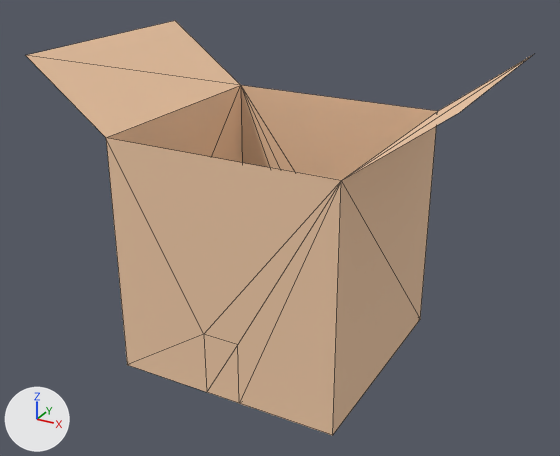
The glTF model assets/props/furniture/cardboardBoxOpen.glb as it was, and as the next commit left it.
One viewpoint serves both versions: a 50 mm camera at (0.422, -0.471, 0.41) aimed at (0.109, 0.1, 0.125). Every picture has the same lights, and +X, +Y and +Z are marked at lower left. The picture after the commit comes second. Mesh edges are drawn as thin lines. Vertices at exactly the same position are counted once.

Before the edit, the objects in view are built like this:
```python
me_mesh_cardboardboxopen = bpy.data.meshes.new('Mesh cardboardBoxOpen')
me_mesh_cardboardboxopen.from_pydata(...)  # 20 vertices, 30 faces; spans x -0.08..0.292, y 0.0..0.212, z 0.0..0.281
me_mesh_cardboardboxopen.materials.append(mat_wood)  # beige #f3cca8
ob_cardboardboxopen_clone = bpy.data.objects.new('cardboardBoxOpen(Clone)', me_mesh_cardboardboxopen)
ob_cardboardboxopen_clone.location = (0.0, 0.0, 0.0)
```
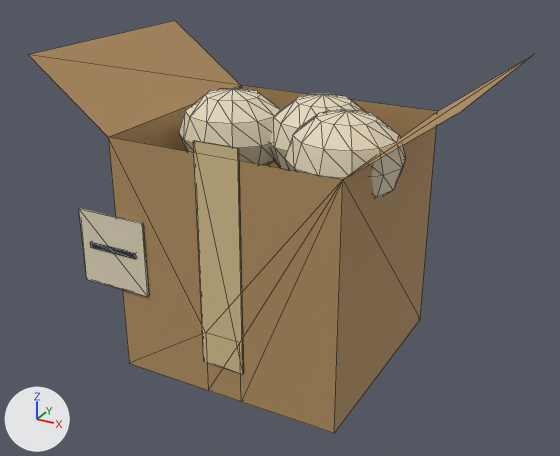
Pixel boxes (x1, y1, x2, y2) of what changed, in the pictures (560 x 456 px):
'cardboardBoxOpen(Clone)', reshaped, moved, rescaled
    before: (26, 21, 534, 435)
    after: (29, 21, 534, 433)
part 1 of me_mesh_cardboardboxopen, added (beige)
    after: (193, 140, 243, 374)
part 2 of me_mesh_cardboardboxopen, added (beige)
    after: (79, 208, 149, 297)
part 3 of me_mesh_cardboardboxopen, added (beige)
    after: (179, 88, 280, 166)
part 4 of me_mesh_cardboardboxopen, added (beige)
    after: (270, 93, 366, 170)
part 5 of me_mesh_cardboardboxopen, added (beige)
    after: (285, 109, 406, 198)
part 6 of me_mesh_cardboardboxopen, added
    after: (90, 242, 136, 259)
part 7 of me_mesh_cardboardboxopen, recoloured (beige to orange)
    both: (29, 21, 531, 433)

The change, as a list of edits to the scene's bpy script:
```text
Add mat_tape_001:
    mat_tape_001 = principled_material('tape.001')
    mat_tape_001.base_color = (0.7, 0.55, 0.28)  # beige #dac490
    mat_tape_001.roughness = 0.3
Add mat_kraft_001:
    mat_kraft_001 = principled_material('kraft.001')
    mat_kraft_001.base_color = (0.45, 0.28, 0.12)  # orange #b39061
    mat_kraft_001.roughness = 0.8
Add mat_cream_001:
    mat_cream_001 = principled_material('cream.001')
    mat_cream_001.base_color = (0.78, 0.7, 0.52)  # beige #e5dabf
    mat_cream_001.roughness = 0.8
Add mat_ink_001:
    mat_ink_001 = principled_material('ink.001')
    mat_ink_001.base_color = (0.02, 0.025, 0.04)  # dark blue #272c38
    mat_ink_001.roughness = 0.7
Change me_mesh_cardboardboxopen:
    used by ob_cardboardboxopen_clone; location = (0.0, 0.0, 0.0)
    remove me_mesh_cardboardboxopen.from_pydata(...)  # 20 vertices, 30 faces; spans x -0.08..0.292, y 0.0..0.212, z 0.0..0.281
    add me_mesh_cardboardboxopen.from_pydata(...)  # 230 vertices, 426 faces; spans x -0.08..0.292, y -0.003..0.212, z 0.0..0.281
    me_mesh_cardboardboxopen part 1: a new loose piece, a box spanning x 0.0862..0.1262, y -0.001..0.001, z 0.03..0.231, in mat_tape_001 (beige #dac490)
    me_mesh_cardboardboxopen part 2: a new loose piece, a box spanning x -0.0397..0.0303, y -0.002..0.0, z 0.08..0.15, in mat_cream_001 (beige #e5dabf)
    me_mesh_cardboardboxopen part 3: a new loose piece, a UV sphere (12 segments, 6 rings, poles along z) spanning x 0.006..0.106, y 0.056..0.156, z 0.166..0.246, in mat_cream_001 (beige #e5dabf)
    me_mesh_cardboardboxopen part 4: a new loose piece, a UV sphere (12 segments, 6 rings, poles along z) spanning x 0.086..0.186, y 0.076..0.176, z 0.166..0.246, in mat_cream_001 (beige #e5dabf)
    me_mesh_cardboardboxopen part 5: a new loose piece, a UV sphere (12 segments, 6 rings, poles along z) spanning x 0.126..0.226, y 0.036..0.136, z 0.166..0.246, in mat_cream_001 (beige #e5dabf)
    me_mesh_cardboardboxopen part 6: a new loose piece, a box spanning x -0.0297..0.0203, y -0.003..0.0, z 0.115..0.12, in mat_ink_001 (dark blue #272c38)
    me_mesh_cardboardboxopen part 7: 30 faces spanning x -0.08..0.292, y 0.0..0.212, z 0.0..0.281 switch from mat_wood (beige #f3cca8) to mat_kraft_001 (orange #b39061)
    add me_mesh_cardboardboxopen.materials.append(mat_tape_001)  # beige #dac490
    add me_mesh_cardboardboxopen.materials.append(mat_cream_001)  # beige #e5dabf
    add me_mesh_cardboardboxopen.materials.append(mat_ink_001)  # dark blue #272c38
Change ob_cardboardboxopen_clone:
    ob_cardboardboxopen_clone.location: (0.0, 0.0, 0.0) -> (0.0, 0.003, 0.0)
    ob_cardboardboxopen_clone.scale: (1.0, 1.0, 1.0) -> (1.0, 0.986, 1.0)
```
